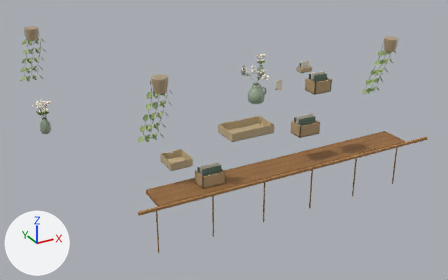
Before and after pictures for a commit that changed the glTF model assets/masters/native-v4/styling-v9.glb.
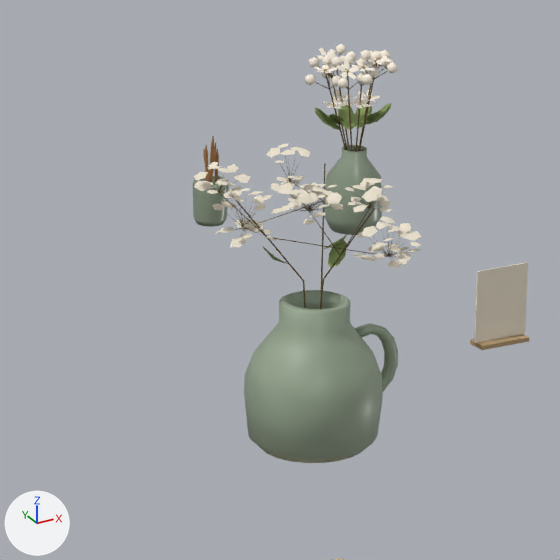
Each version is shown whole from a camera (50 mm lens) standing at (-6.65, -11.16, 5.88) and looking at (-1.07, -1.02, 0.81), then close up on the part from 49% to 64% of the width and 17% to 41% of the height. The axes (+X, +Y, +Z) are drawn at lower left. The lights are the same throughout. The older version's two pictures come first. Vertices at exactly the same position are counted once.

Names of what the first close-up shows: 'styling-v9'.
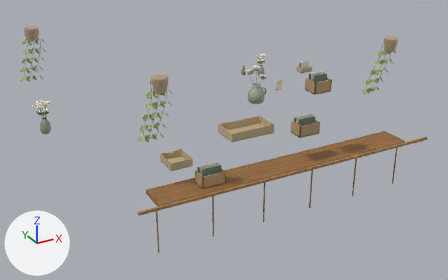
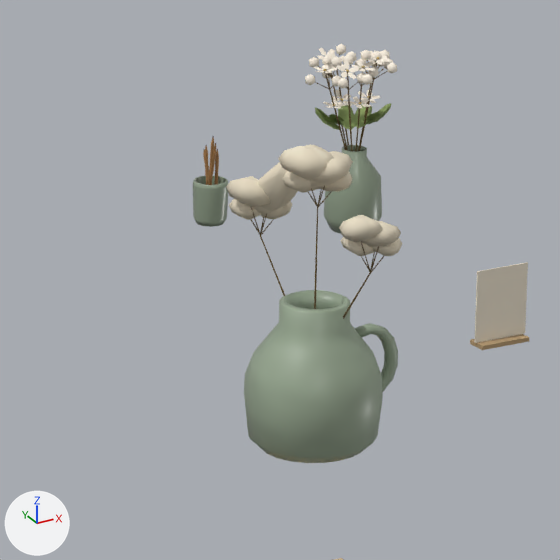
Location of each change, (x1, y1, x2, y2) in pixels of the close-ups (560 x 560 px):
part 1 of me_mesh_0, deleted
    before: (194, 143, 422, 268)
part 2 of me_mesh_0, built on
    before: (219, 163, 393, 309)
    after: (226, 144, 402, 319)

Edits to the bpy script that builds the scene:
```text
Add mat_mat_soft_paper_v1__ede4d1_1_r0_96_m0_ior1_45_opaque_ds0_linear_srgb_v2_texture__assets_native_v11_petal_form_values_c34_png:
    mat_mat_soft_paper_v1__ede4d1_1_r0_96_m0_ior1_45_opaque_ds0_linear_srgb_v2_texture__assets_native_v11_petal_form_values_c34_png = bpy.data.materials.new('mat.soft-paper.v1:#EDE4D1:1:r0.96:m0:ior1.45:OPAQUE:ds0:linear-srgb-v2:texture:/assets/native-v11/petal-form-values-c34.png')
    # colours: pale yellow #ede4d1
    # uses the picture img_image_6
Change me_mesh_0:
    used by ob_styling_v9; location = (0.0, 0.0, 0.0)
    remove me_mesh_0.from_pydata(...)  # 6654 vertices, 10718 faces; spans x -4.47..2.68, y -3.22..1.79, z 0.17..3.05
    add me_mesh_0.from_pydata(...)  # 6037 vertices, 10508 faces; spans x -4.47..2.68, y -3.22..1.79, z 0.17..3.05
    me_mesh_0 part 1: 233 loose pieces with 1286 vertices, spanning x -0.16..0.39, y -0.56..-0.04, z 1.68..2.05, are deleted
    me_mesh_0 part 2: 4 vertices moved within x 0.17..0.26, y -0.43..-0.27, z 1.75..1.87; 129 vertices removed from x -0.1..0.3, y -0.49..-0.09, z 1.38..1.96; 798 vertices added at x -0.01..0.31, y -0.48..-0.01, z 1.39..2.01
    remove me_mesh_0.materials.append(mat_mat_soft_paper_v1__ede4d1_1_r0_96_m0_ior1_45_opaque_ds0_linear_srgb_v2)  # pale yellow #ede4d1
    add me_mesh_0.materials.append(mat_mat_soft_paper_v1__ede4d1_1_r0_96_m0_ior1_45_opaque_ds0_linear_srgb_v2_texture__assets_native_v11_petal_form_values_c34_png)
```
